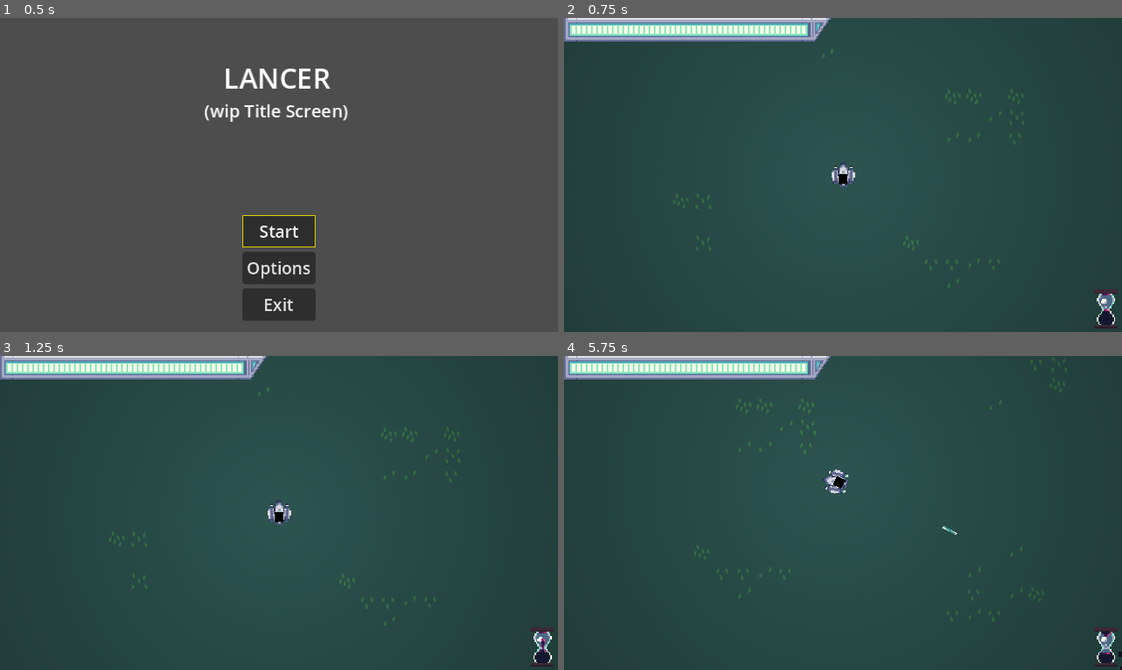
Above: before the commit, frames 1-4 (two rows, left to right).
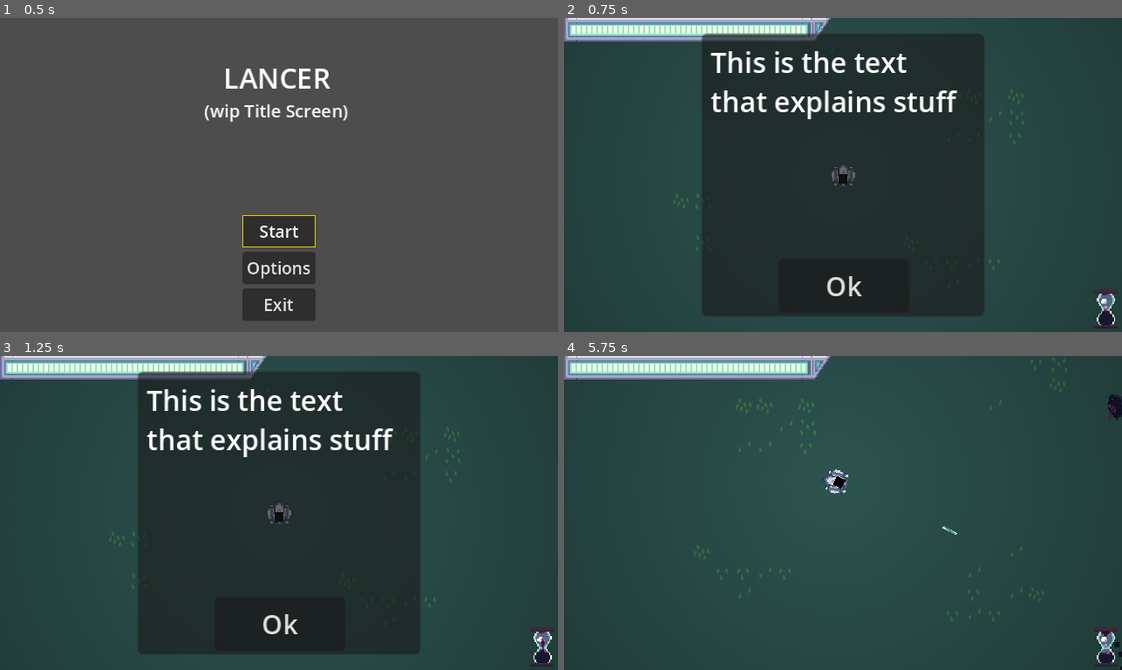
Above: after the commit, the same moments.

Repository: SylmarDev/Its-Spreading
Game: Godot game, scene res://Scenes/MainMenu.tscn
Same seed, same stepped clock (60 frames per second), same inputs: the game is played once before the commit and once after it. The engine's default icon, where the game draws it, is replaced by a stand-in: a white triangle on a blue panel in a dark square.
Inputs (mouse positions are in pixels of both pictures, inside the frame that each line leads up to):
- Up to frame 1 (0.5 s): no input
- Up to frame 2 (0.75 s): click "Start" at 0.5 s
- Up to frame 3 (1.25 s): no input
- Up to frame 4 (5.75 s): click (843, 622) at 1.25 s, where only the run after the commit has a clickable "Ok"; tap Enter at 2 s; move the mouse to (965, 497) at 2.02 s; press the mouse at (965, 497) at 2.03 s; hold D (right) 2.03-2.78 s; move the mouse to (731, 528) at 2.77 s; release the mouse at (731, 528) at 2.78 s; hold S (down) 2.78-3.53 s; click (731, 528) at 2.85 s; move the mouse to (898, 443) at 3.52 s; press the mouse at (898, 443) at 3.53 s; hold D (right) 3.53-4.28 s; move the mouse to (815, 575) at 4.27 s; release the mouse at (815, 575) at 4.28 s; hold W (up) 4.28-5.03 s; click (815, 575) at 4.35 s; move the mouse to (1010, 560) at 5.02 s; press the mouse at (1010, 560) at 5.03 s; hold A (left) from 5.03 s (still down)

Frame 1 is identical in both runs. In frame 2, 45% of the frame differs, in the area x 24-76%, y 4-95%; in frame 3, 45%; in frame 4, 0.2%.

Commit message:
pop-up + pause
might break hourglass, can't tell

Diff:
--- a/Scenes/Map.tscn
+++ b/Scenes/Map.tscn
@@ -424,11 +424,48 @@
 position = Vector2(311, 167)
 scale = Vector2(0.75, 0.75)
 sprite_frames = SubResource("SpriteFrames_ta74g")
-animation = &"fourth"
+animation = &"first"
 
 [node name="YouLose" parent="CanvasLayer" instance=ExtResource("12_ph0gb")]
 visible = false
 position = Vector2(160, 90)
+
+[node name="Panel" type="Panel" parent="CanvasLayer"]
+anchors_preset = 8
+anchor_left = 0.5
+anchor_top = 0.5
+anchor_right = 0.5
+anchor_bottom = 0.5
+offset_left = -81.0
+offset_top = -81.0
+offset_right = 81.0
+offset_bottom = 81.0
+grow_horizontal = 2
+grow_vertical = 2
+
+[node name="RichTextLabel" type="RichTextLabel" parent="CanvasLayer/Panel"]
+layout_mode = 0
+offset_left = 5.0
+offset_top = 5.0
+offset_right = 156.0
+offset_bottom = 123.0
+text = "This is the text that explains stuff"
+
+[node name="Button" type="Button" parent="CanvasLayer/Panel"]
+layout_mode = 1
+anchors_preset = 7
+anchor_left = 0.5
+anchor_top = 1.0
+anchor_right = 0.5
+anchor_bottom = 1.0
+offset_left = -37.0
+offset_top = -33.0
+offset_right = 38.0
+offset_bottom = -2.0
+grow_horizontal = 2
+grow_vertical = 0
+theme_override_font_sizes/font_size = 15
+text = "Ok"
 
 [node name="Enemies" type="Node2D" parent="."]
 script = ExtResource("6_o71sc")
@@ -453,3 +490,5 @@
 
 [node name="CanvasModulate" type="CanvasModulate" parent="."]
 color = Color(0.462745, 0.462745, 0.462745, 1)
+
+[connection signal="pressed" from="CanvasLayer/Panel/Button" to="." method="_on_button_pressed"]
--- a/Scripts/CameraFollow.gd
+++ b/Scripts/CameraFollow.gd
@@ -4,5 +4,5 @@
 
 # Called every frame. 'delta' is the elapsed time since the previous frame.
 func _process(delta):
-	if (player != null):
+	if (player != null and !global.paused):
 		position = player.position
--- a/Scripts/Globals.gd
+++ b/Scripts/Globals.gd
@@ -1,6 +1,7 @@
 extends Node
 
 var currentStage: int = 0
+var paused: bool = true
 
 # divided by 2 seconds sections
 var stageTimer: Array = [30, 60, 120, 150]
--- a/Scripts/Map.gd
+++ b/Scripts/Map.gd
@@ -1,2 +1,8 @@
 extends Node2D
 class_name Map
+
+@onready var textPanel = $CanvasLayer/Panel
+
+func _on_button_pressed():
+	global.paused = false
+	textPanel.hide()
--- a/Scripts/Player.gd
+++ b/Scripts/Player.gd
@@ -67,6 +67,8 @@
 	gun.startPos = twoGunLocations[0] if hasAdditionalWeaponPort else oneGunLocation
 
 func _physics_process(delta):
+	if (global.paused):
+		return
 	axis = get_input()
 	if axis == Vector2.ZERO:
 		$AnimatedSprite2D.play("idle")
--- a/Scripts/RotMap.gd
+++ b/Scripts/RotMap.gd
@@ -341,6 +341,9 @@
 
 # Called every frame. 'delta' is the elapsed time since the previous frame.
 func _process(delta):
+	if (global.paused):
+		return
+
 	timer += 1
 
 	# audio
